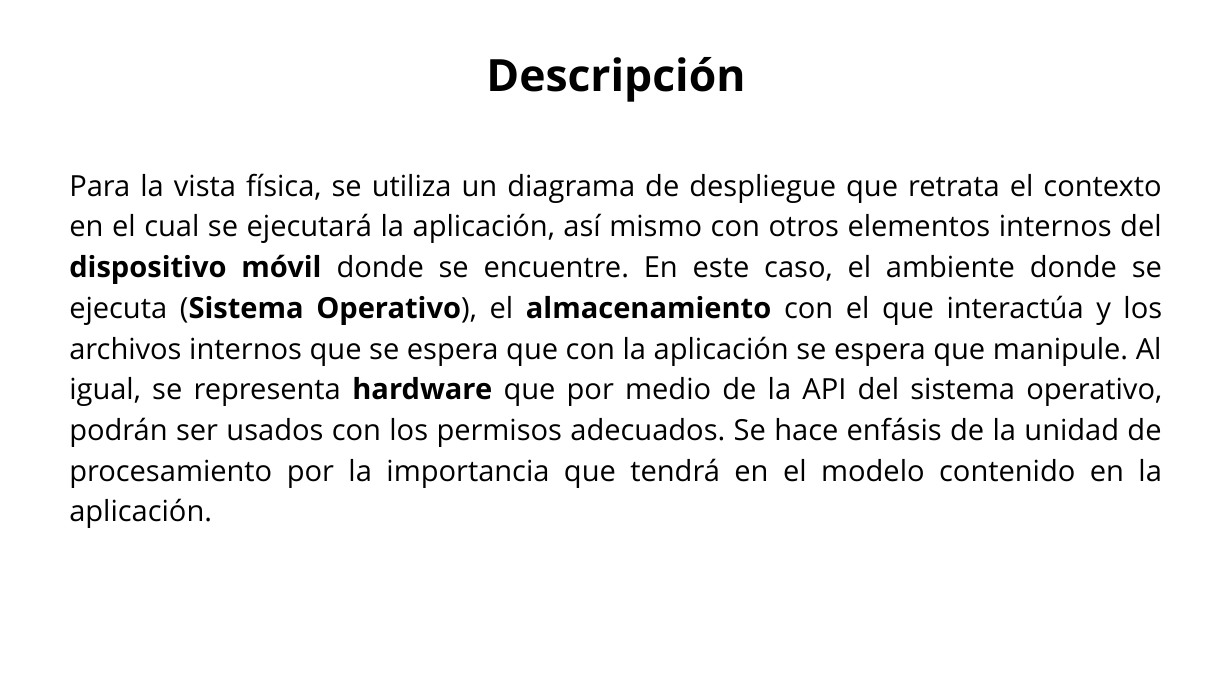
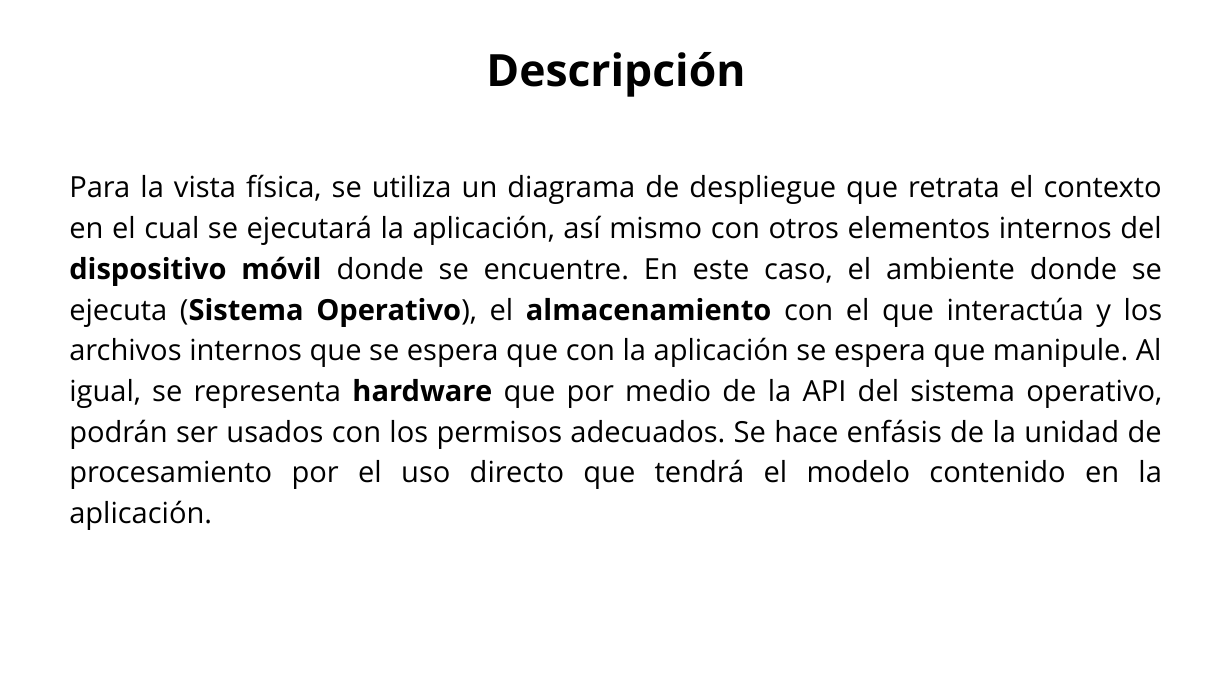
Before and after one commit to Jucer74/SoftwareArchitecture, a slide deck: slide 21 of Project/Views/SistemaSeparacionAudio.views.pptx. Drawn at 1232x693 pixels with LibreOffice and Linux fonts; fonts in the diff are those of the drawing. Boxes give left, top, right and bottom in pixels: in the first picture for what was removed or moved away, otherwise in the second. Text is boxed around its words. In the diff, an @@ line names an element or a change of style, - is before the commit and + after.

```diff
--- a/Project/Views/SistemaSeparacionAudio.views.pptx
+++ b/Project/Views/SistemaSeparacionAudio.views.pptx
@@ text "Descripción" moved from (x1=486, y1=57, x2=745, y2=102) to (x1=486, y1=52, x2=745, y2=97) @@
@@ text at (x1=69, y1=174, x2=1163, y2=530): text changed @@
-Para la vista física, se utiliza un diagrama de despliegue que retrata el contexto en el cual se ejecutará la aplicación, así mismo con otros elementos internos del dispositivo móvil donde se encuentre. En este caso, el ambiente donde se ejecuta (Sistema Operativo), el almacenamiento con el que interactúa y los archivos internos que se espera que con la aplicación se espera que manipule. Al igual, se representa hardware que por medio de la API del sistema operativo, podrán ser usados con los permisos adecuados. Se hace enfásis de la unidad de procesamiento por la importancia que tendrá en el modelo contenido en la aplicación.
+Para la vista física, se utiliza un diagrama de despliegue que retrata el contexto en el cual se ejecutará la aplicación, así mismo con otros elementos internos del dispositivo móvil donde se encuentre. En este caso, el ambiente donde se ejecuta (Sistema Operativo), el almacenamiento con el que interactúa y los archivos internos que se espera que con la aplicación se espera que manipule. Al igual, se representa hardware que por medio de la API del sistema operativo, podrán ser usados con los permisos adecuados. Se hace enfásis de la unidad de procesamiento por el uso directo que tendrá el modelo contenido en la aplicación.
```
Also in this commit, not shown: 11 other slides changed.
